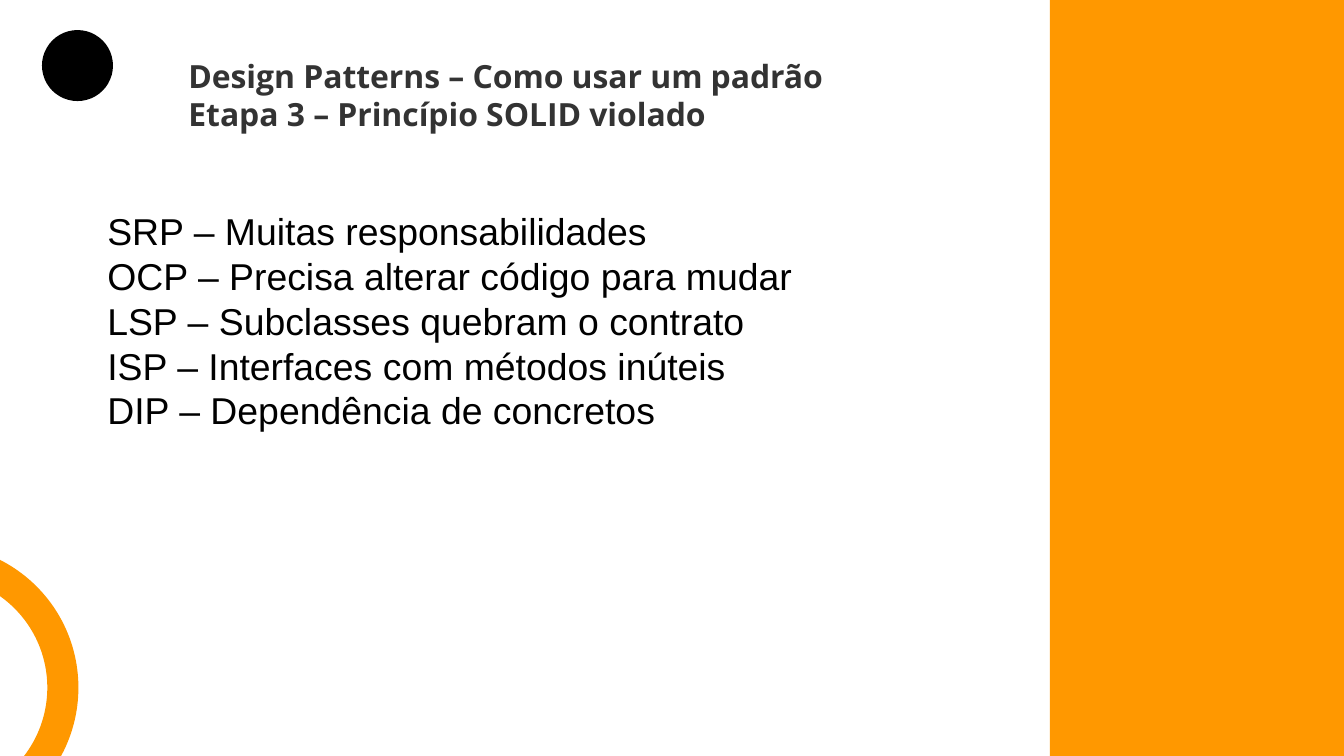
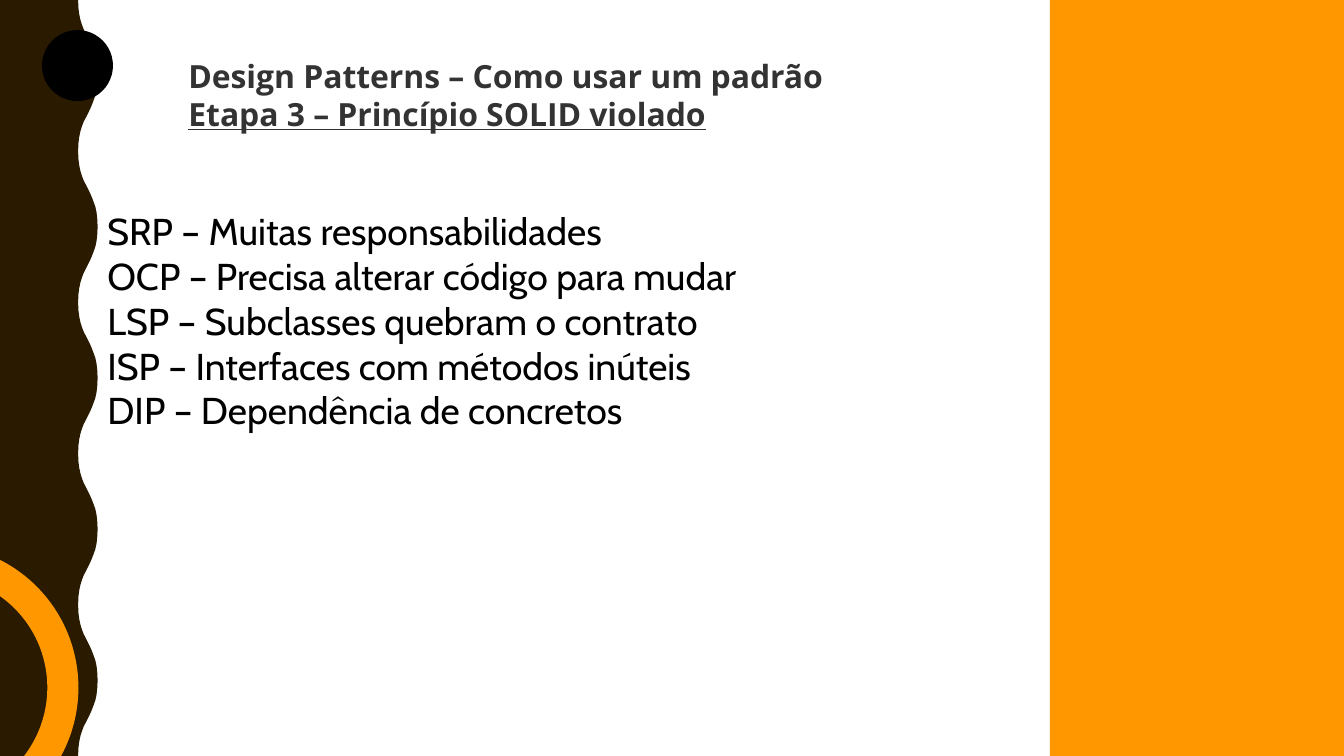
Before and after one commit to brunoduartec/workshops, a slide deck: slide 11 of Design Patterns/Design Patterns.pptx (slide 12 before the commit). Drawn at 1344x756 pixels with LibreOffice and Linux fonts; fonts in the diff are those of the drawing. Boxes give left, top, right and bottom in pixels: in the first picture for what was removed or moved away, otherwise in the second. Text is boxed around its words. In the diff, an @@ line names an element or a change of style, - is before the commit and + after.

```diff
--- a/Design Patterns/Design Patterns.pptx
+++ b/Design Patterns/Design Patterns.pptx
@@ freeform shape added at (x1=0, y1=0, x2=98, y2=755), fill #2A1A00 @@
@@ text at (x1=188, y1=101, x2=705, y2=134): underline on in "Etapa 3 – Princípio SOLID violado" @@
@@ text "SRP – Muitas responsabilidades" at (x1=107, y1=217, x2=736, y2=433): font Arial to Cabin @@
```
Also in this commit, not shown: 12 other slides changed, 3 slides added, 1 slide removed, 40 other files.
